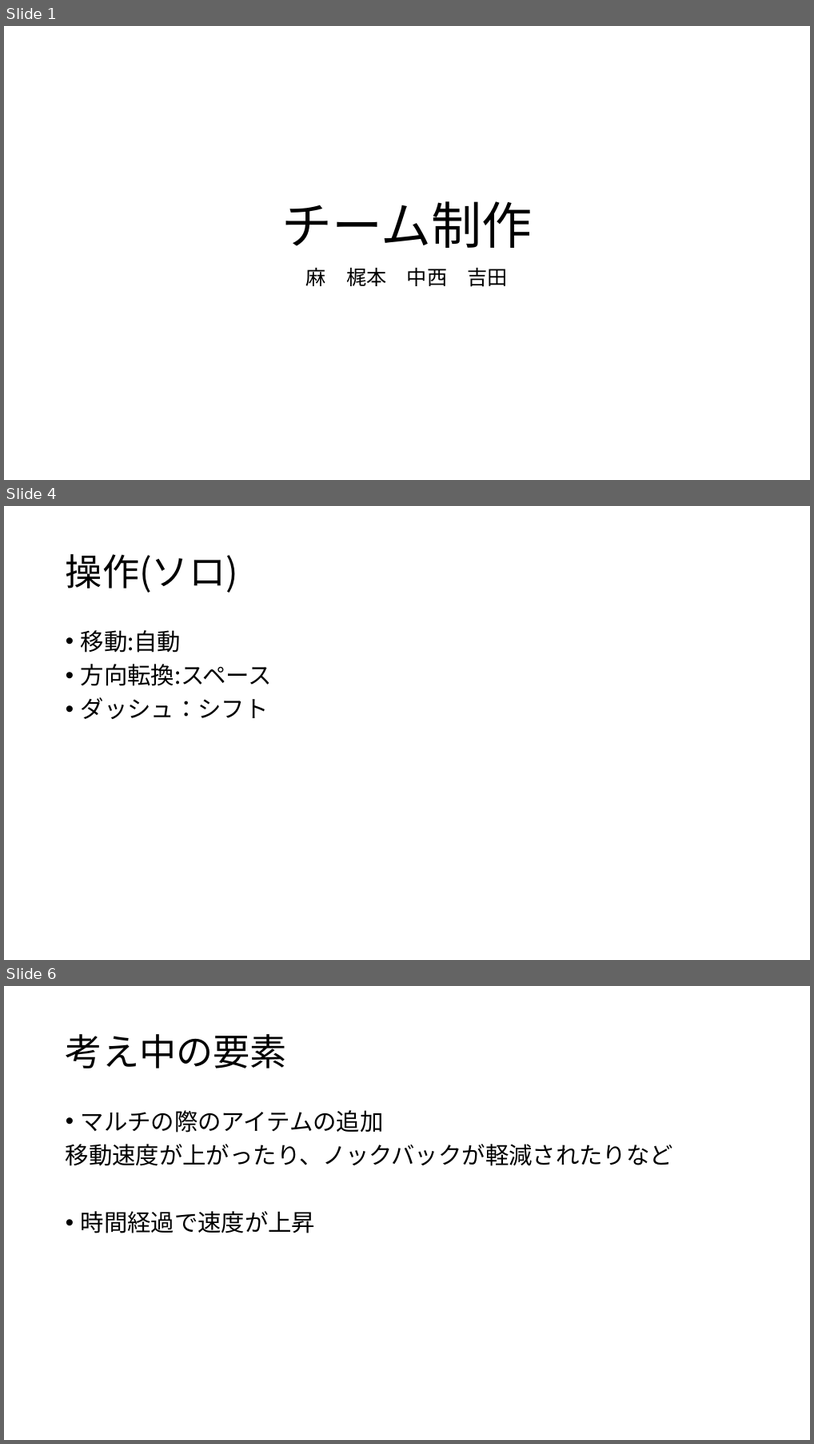
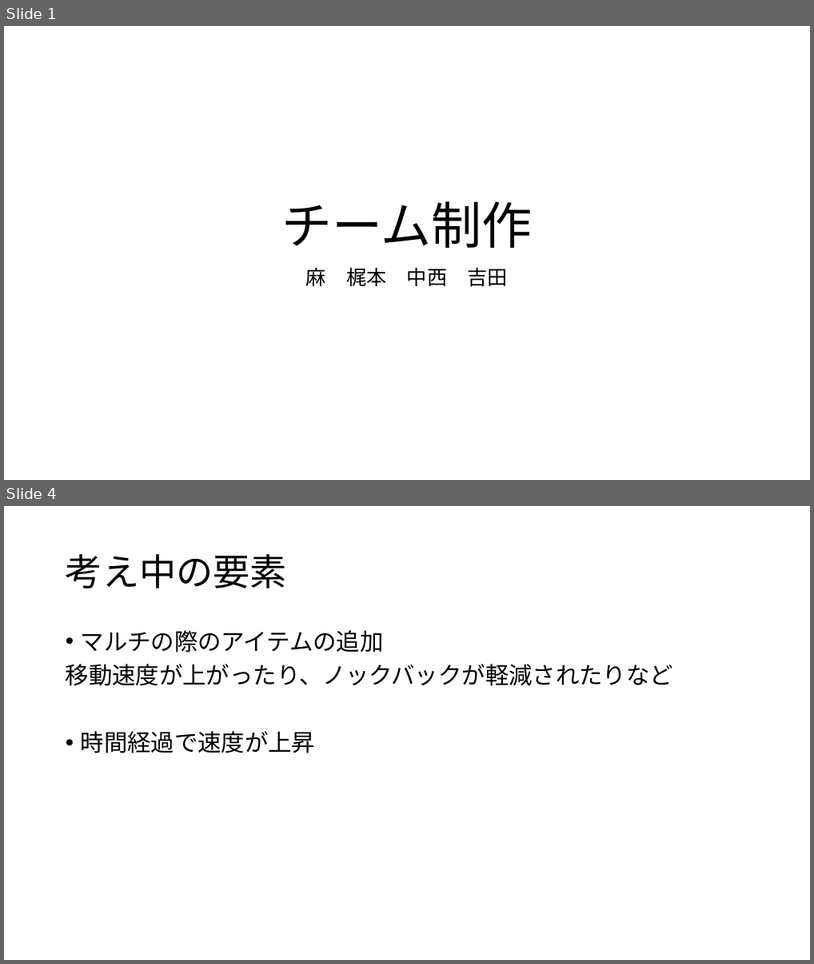
Before and after one commit to Hyde306/UniMan, a slide deck: チーム制作.pptx. Shown one above the other, each under a label of ours: slides 1, 4 and 6 before the commit, slides 1 and 4 after it; the slides between them are not shown. The pictures are 814x1444 and 814x964 pixels, drawn with LibreOffice and Linux fonts; fonts in the diff are those of the drawing. Boxes give left, top, right and bottom in pixels: in the first picture for what was removed or moved away, otherwise in the second. Text is boxed around its words. In the diff, an @@ line names an element or a change of style, - is before the commit and + after.

```diff
--- a/チーム制作.pptx
+++ b/チーム制作.pptx
@@ slide 4 removed at (4, 506, 810, 960), background #FFFFFF @@
@@ title removed at (66, 554, 238, 592) @@
-操作(ソロ)
@@ text removed at (81, 630, 273, 719) @@
-• 移動:自動
-• 方向転換:スペース
-• ダッシュ：シフト
@@ what was slide 6 is now slide 4 @@
```
Also in this commit, not shown: 2 slides changed, 1 other slide removed.
